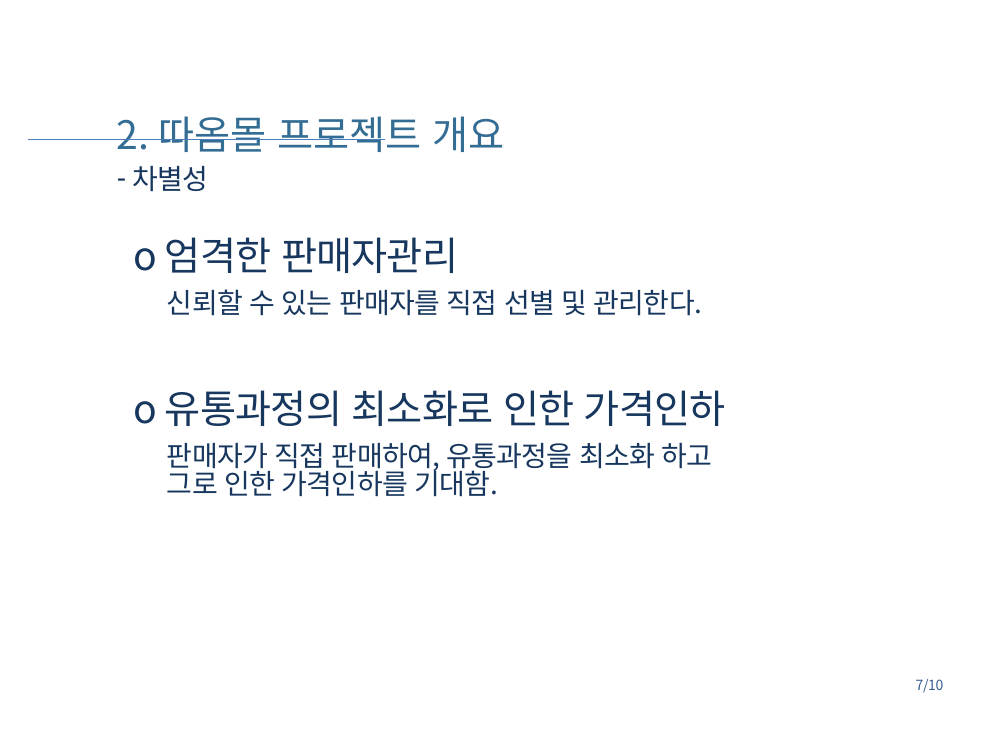
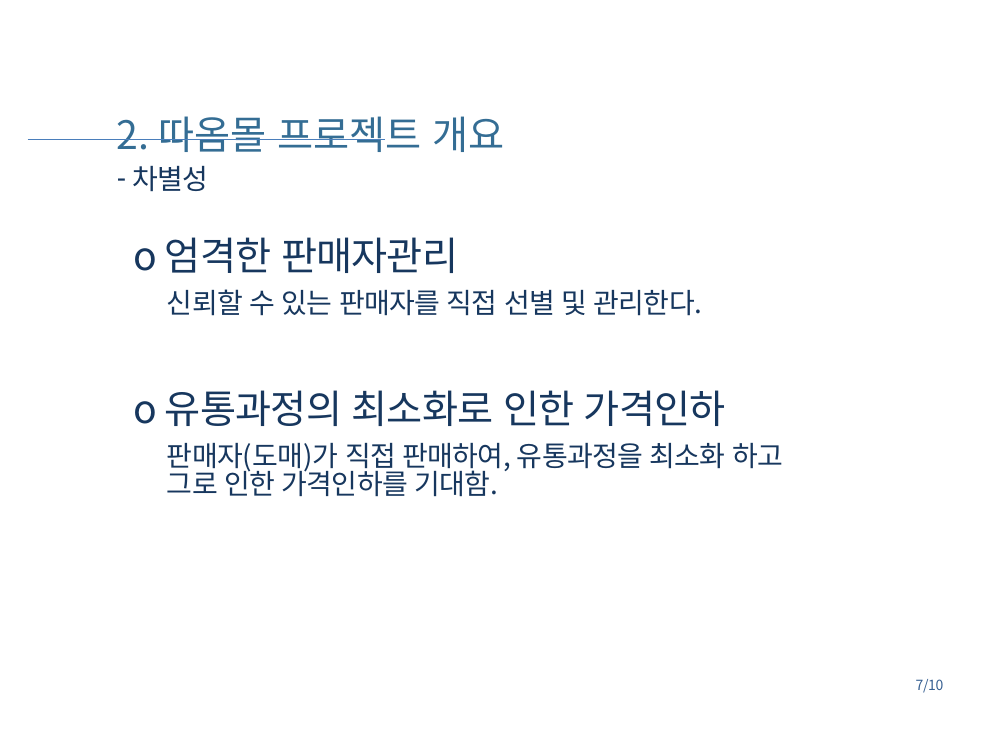
Before and after one commit to fellownew/project_workspace, a slide deck: slide 7 of docs/taommall v1.0.pptx. Drawn at 1008x756 pixels with LibreOffice and Linux fonts; fonts in the diff are those of the drawing; background and template pictures are left out. Boxes give left, top, right and bottom in pixels: in the first picture for what was removed or moved away, otherwise in the second. Text is boxed around its words. In the diff, an @@ line names an element or a change of style, - is before the commit and + after.

```diff
--- a/docs/taommall v1.0.pptx
+++ b/docs/taommall v1.0.pptx
@@ text at (167,443,783,474): text changed @@
-판매자가 직접 판매하여, 유통과정을 최소화 하고
+판매자(도매)가 직접 판매하여, 유통과정을 최소화 하고
```
Also in this commit, not shown: 1 other slide changed, 11 other files.
